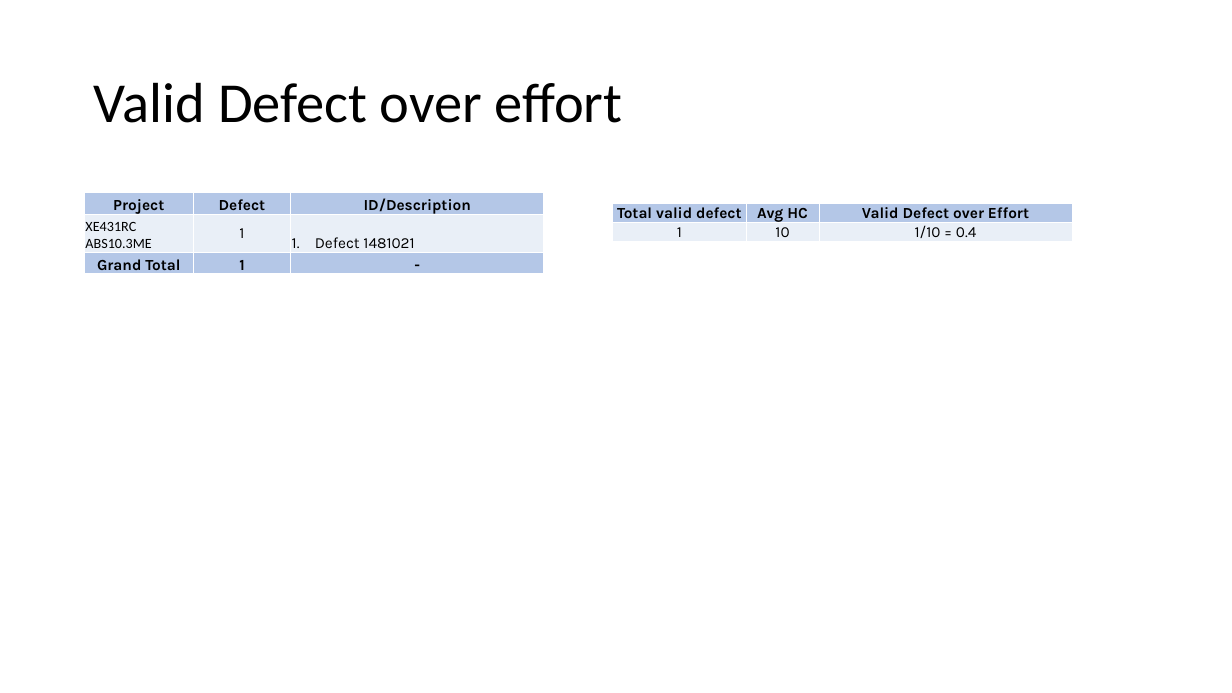
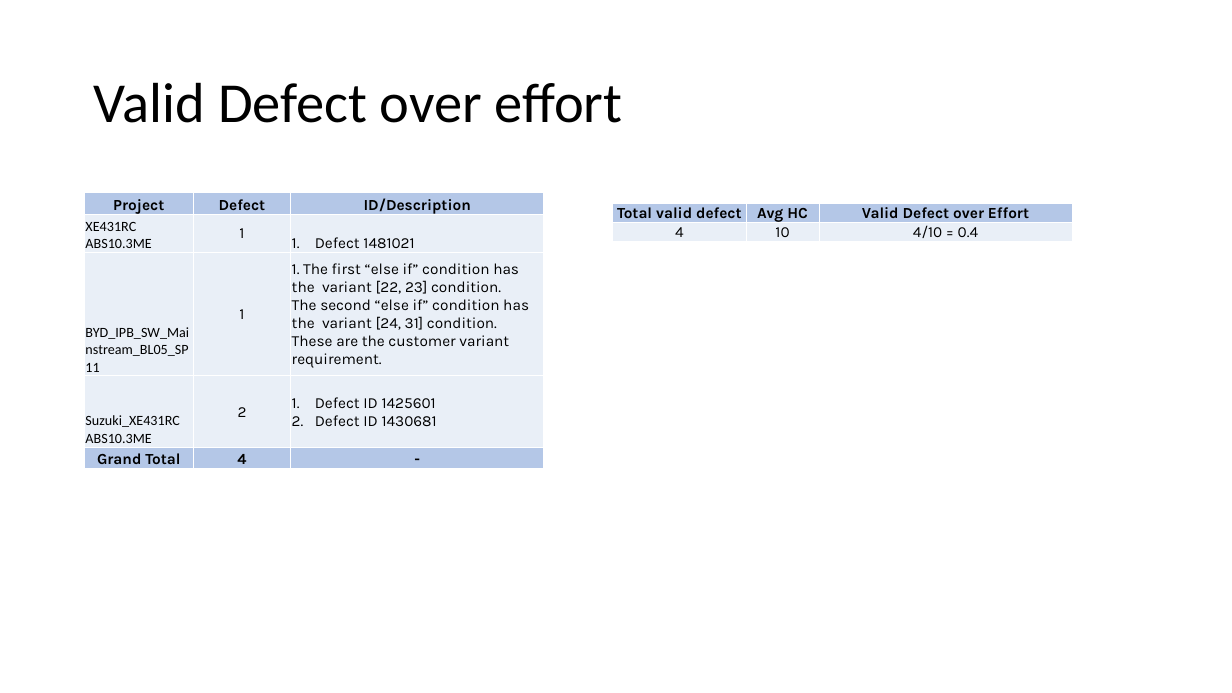
Before and after one commit to trunghieu880/My_Document, a slide deck: slide 11 of 999_NW/Test_Folder/Sample/BanVien_MonthlyReport_May_2020.pptx (slide 12 before the commit). Drawn at 1232x693 pixels with LibreOffice and Linux fonts; fonts in the diff are those of the drawing. Boxes give left, top, right and bottom in pixels: in the first picture for what was removed or moved away, otherwise in the second. Text is boxed around its words. In the diff, an @@ line names an element or a change of style, - is before the commit and + after.

```diff
--- a/999_NW/Test_Folder/Sample/BanVien_MonthlyReport_May_2020.pptx
+++ b/999_NW/Test_Folder/Sample/BanVien_MonthlyReport_May_2020.pptx
@@ table at <box>85,192,545,473</box> @@
-row 3: Grand Total | 1 | -
+row 3: BYD_IPB_SW_Mainstream_BL05_SP11 | 1 | 1. The first “else if” condition has the variant [22, 23] condition. / The second “else if” condition has the variant [24, 31] condition. / These are the customer variant requirement.
+row 4: Suzuki_XE431RC ABS10.3ME | 2 | Defect ID 1425601 / Defect ID 1430681
+row 5: Grand Total | 4 | -
@@ table at <box>613,203,1072,242</box> @@
-row 2, column 1: 1
+row 2, column 1: 4
-row 2, column 3: 1/10 = 0.4
+row 2, column 3: 4/10 = 0.4
```
Also in this commit, not shown: 8 other slides changed, 1 slide removed, 1 other file.
